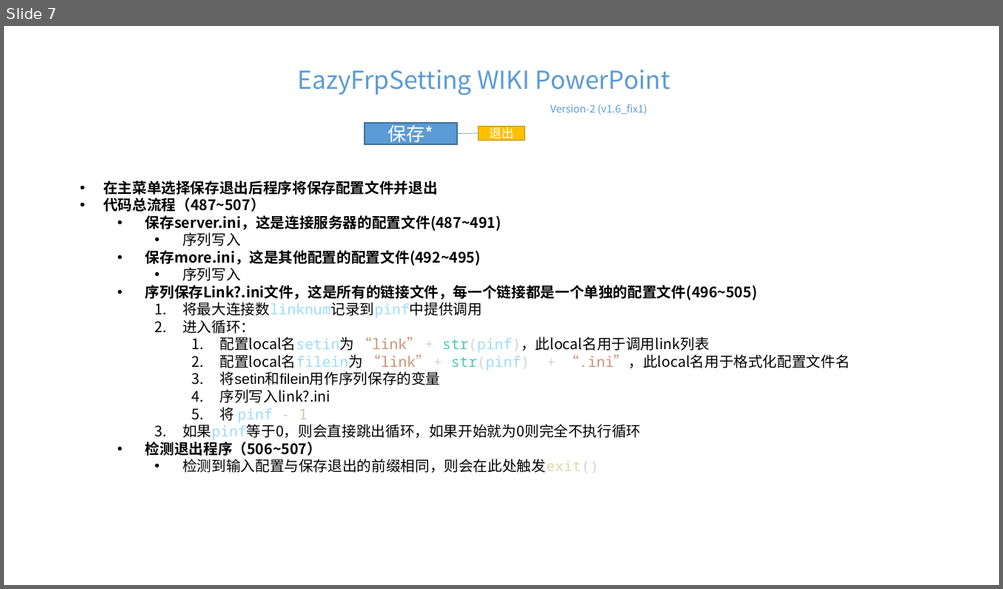
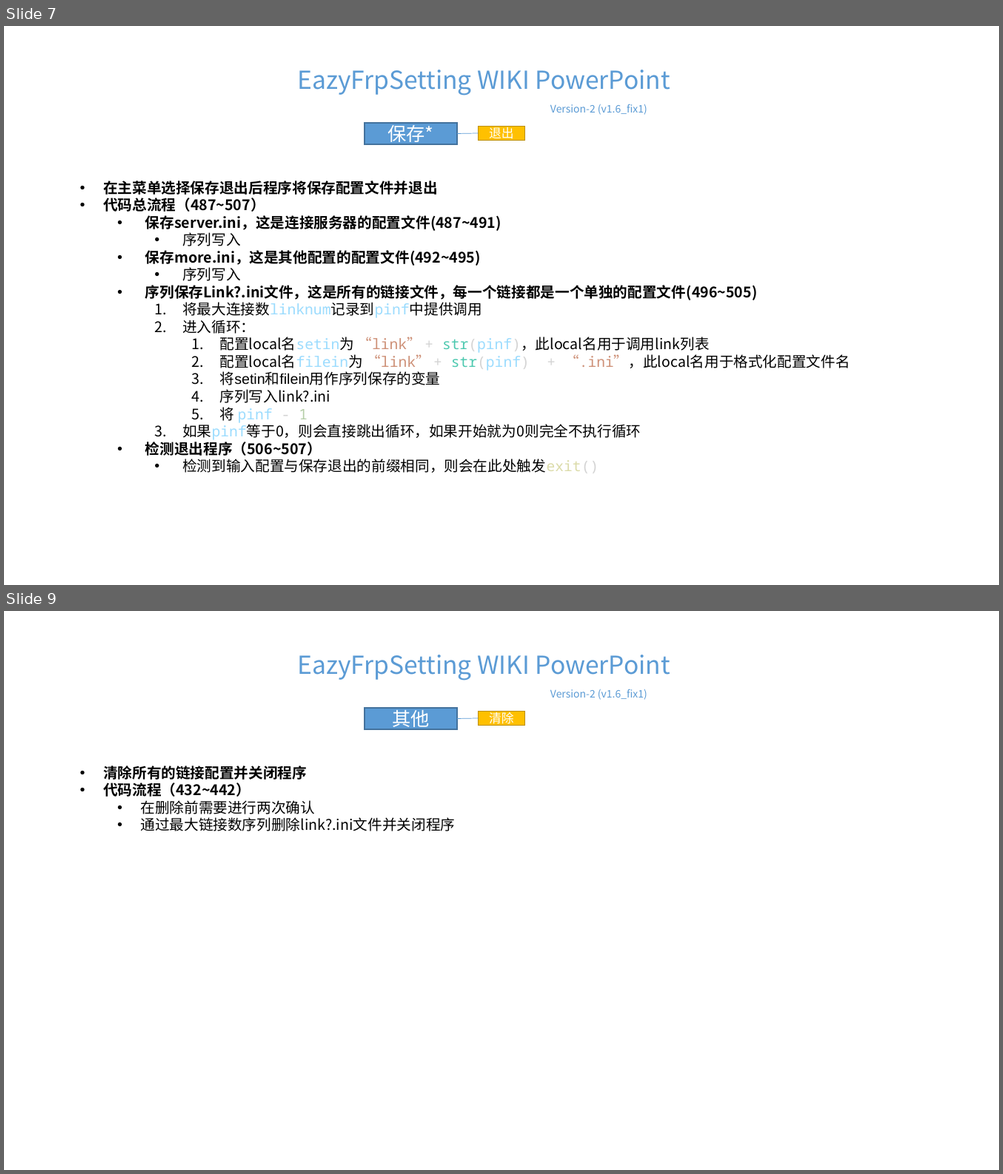
Before and after one commit to LyceenAiro/EazyFrpSetting, a slide deck: wiki.pptx. Shown one above the other, each under a label of ours: slide 7 before the commit, slides 7 and 9 after it; the slides between them are not shown. The pictures are 1003x589 and 1003x1174 pixels, drawn with LibreOffice and Linux fonts; fonts in the diff are those of the drawing. Boxes give left, top, right and bottom in pixels: in the first picture for what was removed or moved away, otherwise in the second. Text is boxed around its words. In the diff, an @@ line names an element or a change of style, - is before the commit and + after.

```diff
--- a/wiki.pptx
+++ b/wiki.pptx
@@ slide 9 added at box(4, 611, 999, 1170), background #FFFFFF @@
@@ text added at box(298, 655, 670, 681), 24 pt, text gradient #1F4E79 to #5B9BD5 to #9DC3E6 @@
+EazyFrpSetting WIKI PowerPoint
@@ text added at box(550, 689, 647, 700), 10 pt, text gradient #1F4E79 to #5B9BD5 to #9DC3E6 @@
+Version-2 (v1.6_fix1)
@@ rectangle added at box(364, 708, 457, 729), fill #5B9BD5, outline #43739E 1 pt, 18 pt, text #FFFFFF @@
+其他
@@ line added from (457, 718) to (478, 718), #5B9BD5 0.5 pt @@
@@ rectangle added at box(478, 711, 525, 725), fill #FFC000, outline #BD8E00 1 pt, 12 pt, text #FFFFFF @@
+清除
@@ text added at box(103, 766, 455, 832), 14 pt, text #000000 @@
+• 清除所有的链接配置并关闭程序
+• 代码流程（432~442）
+  • 在删除前需要进行两次确认
+  • 通过最大链接数序列删除link?.ini文件并关闭程序
```
Also in this commit, not shown: 2 slides changed, 2 other slides added.
